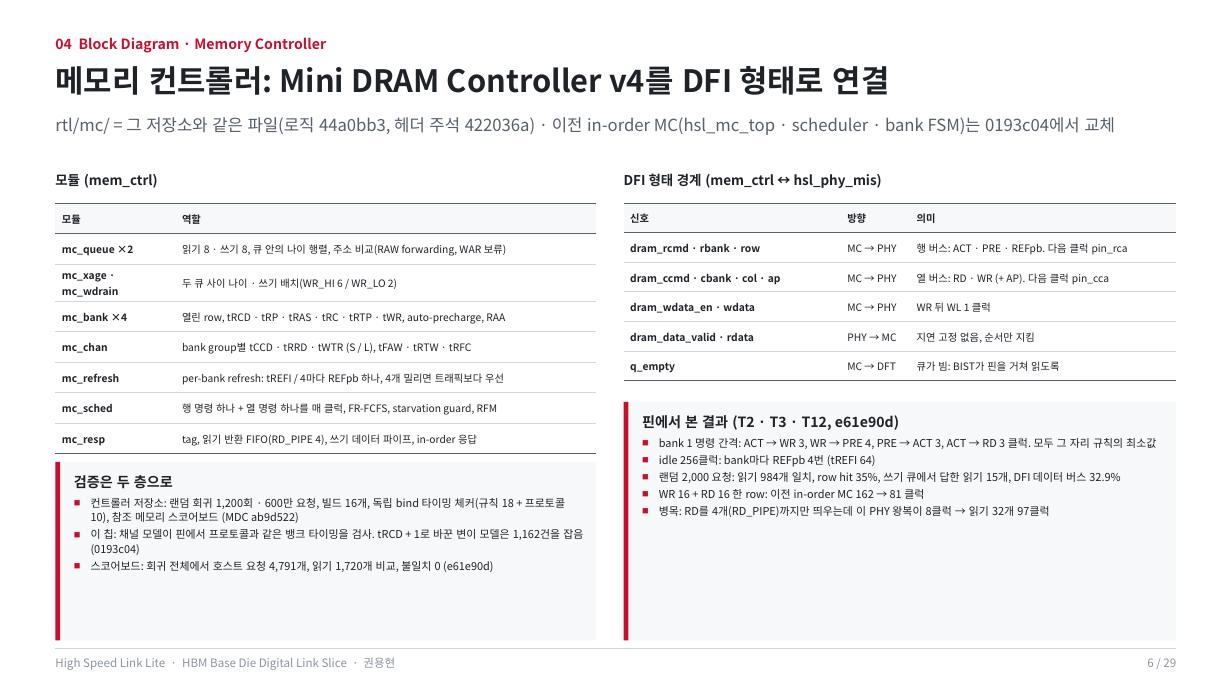
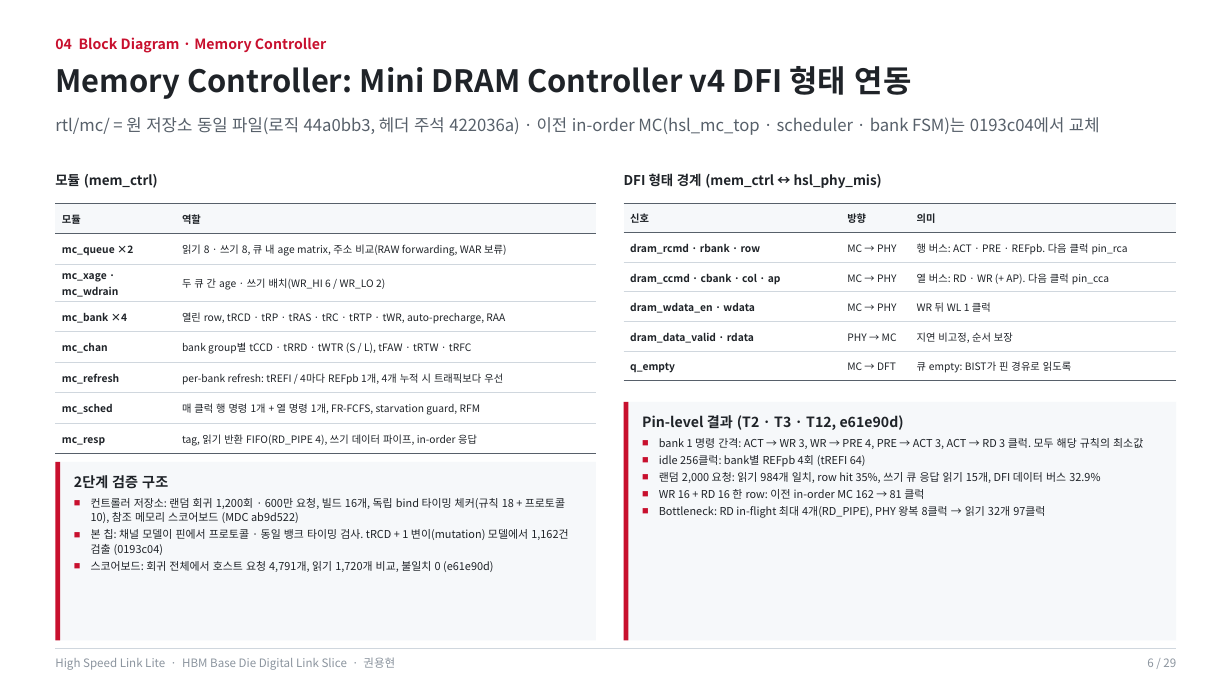
Before and after one commit to yhkwon-git/High_Speed_Link_Lite, a slide deck: slide 6 of portfolio-deck/HighSpeedLinkLite_Portfolio.pptx. Drawn at 1232x693 pixels with LibreOffice and Linux fonts; fonts in the diff are those of the drawing. Boxes give left, top, right and bottom in pixels: in the first picture for what was removed or moved away, otherwise in the second. Text is boxed around its words. In the diff, an @@ line names an element or a change of style, - is before the commit and + after.

```diff
--- a/portfolio-deck/HighSpeedLinkLite_Portfolio.pptx
+++ b/portfolio-deck/HighSpeedLinkLite_Portfolio.pptx
@@ text at box(55, 66, 912, 99): text changed @@
-메모리 컨트롤러: Mini DRAM Controller v4를 DFI 형태로 연결
+Memory Controller: Mini DRAM Controller v4 DFI 형태 연동
@@ text at box(55, 117, 1100, 135): text changed @@
-rtl/mc/ = 그 저장소와 같은 파일(로직 44a0bb3, 헤더 주석 422036a) · 이전 in-order MC(hsl_mc_top · scheduler · bank FSM)는 0193c04에서 교체
+rtl/mc/ = 원 저장소 동일 파일(로직 44a0bb3, 헤더 주석 422036a) · 이전 in-order MC(hsl_mc_top · scheduler · bank FSM)는 0193c04에서 교체
@@ table at box(55, 203, 596, 450) @@
-row 2, column 2: 읽기 8 · 쓰기 8, 큐 안의 나이 행렬, 주소 비교(RAW forwarding, WAR 보류)
+row 2, column 2: 읽기 8 · 쓰기 8, 큐 내 age matrix, 주소 비교(RAW forwarding, WAR 보류)
-row 3, column 2: 두 큐 사이 나이 · 쓰기 배치(WR_HI 6 / WR_LO 2)
+row 3, column 2: 두 큐 간 age · 쓰기 배치(WR_HI 6 / WR_LO 2)
-row 6, column 2: per-bank refresh: tREFI / 4마다 REFpb 하나, 4개 밀리면 트래픽보다 우선
+row 6, column 2: per-bank refresh: tREFI / 4마다 REFpb 1개, 4개 누적 시 트래픽보다 우선
-row 7, column 2: 행 명령 하나 + 열 명령 하나를 매 클럭, FR-FCFS, starvation guard, RFM
+row 7, column 2: 매 클럭 행 명령 1개 + 열 명령 1개, FR-FCFS, starvation guard, RFM
@@ table at box(624, 203, 1177, 381) @@
-row 5, column 3: 지연 고정 없음, 순서만 지킴
+row 5, column 3: 지연 비고정, 순서 보장
-row 6, column 3: 큐가 빔: BIST가 핀을 거쳐 읽도록
+row 6, column 3: 큐 empty: BIST가 핀 경유로 읽도록
@@ text at box(642, 415, 1143, 483): text changed @@
-핀에서 본 결과 (T2 · T3 · T12, e61e90d)
-■ bank 1 명령 간격: ACT → WR 3, WR → PRE 4, PRE → ACT 3, ACT → RD 3 클럭. 모두 그 자리 규칙의 최소값
-■ idle 256클럭: bank마다 REFpb 4번 (tREFI 64)
-■ 랜덤 2,000 요청: 읽기 984개 일치, row hit 35%, 쓰기 큐에서 답한 읽기 15개, DFI 데이터 버스 32.9%
+Pin-level 결과 (T2 · T3 · T12, e61e90d)
+■ bank 1 명령 간격: ACT → WR 3, WR → PRE 4, PRE → ACT 3, ACT → RD 3 클럭. 모두 해당 규칙의 최소값
+■ idle 256클럭: bank별 REFpb 4회 (tREFI 64)
+■ 랜덤 2,000 요청: 읽기 984개 일치, row hit 35%, 쓰기 큐 응답 읽기 15개, DFI 데이터 버스 32.9%
@@ text at box(74, 475, 168, 489): text changed @@
-검증은 두 층으로
+2단계 검증 구조
@@ text at box(659, 506, 1045, 518): text changed @@
-■ 병목: RD를 4개(RD_PIPE)까지만 띄우는데 이 PHY 왕복이 8클럭 → 읽기 32개 97클럭
+■ Bottleneck: RD in-flight 최대 4개(RD_PIPE), PHY 왕복 8클럭 → 읽기 32개 97클럭
@@ text at box(91, 529, 568, 555): text changed @@
-■ 이 칩: 채널 모델이 핀에서 프로토콜과 같은 뱅크 타이밍을 검사. tRCD + 1로 바꾼 변이 모델은 1,162건을 잡음 (0193c04)
+■ 본 칩: 채널 모델이 핀에서 프로토콜 · 동일 뱅크 타이밍 검사. tRCD + 1 변이(mutation) 모델에서 1,162건 검출 (0193c04)
```
Also in this commit, not shown: 26 other slides changed, 1 other file.
